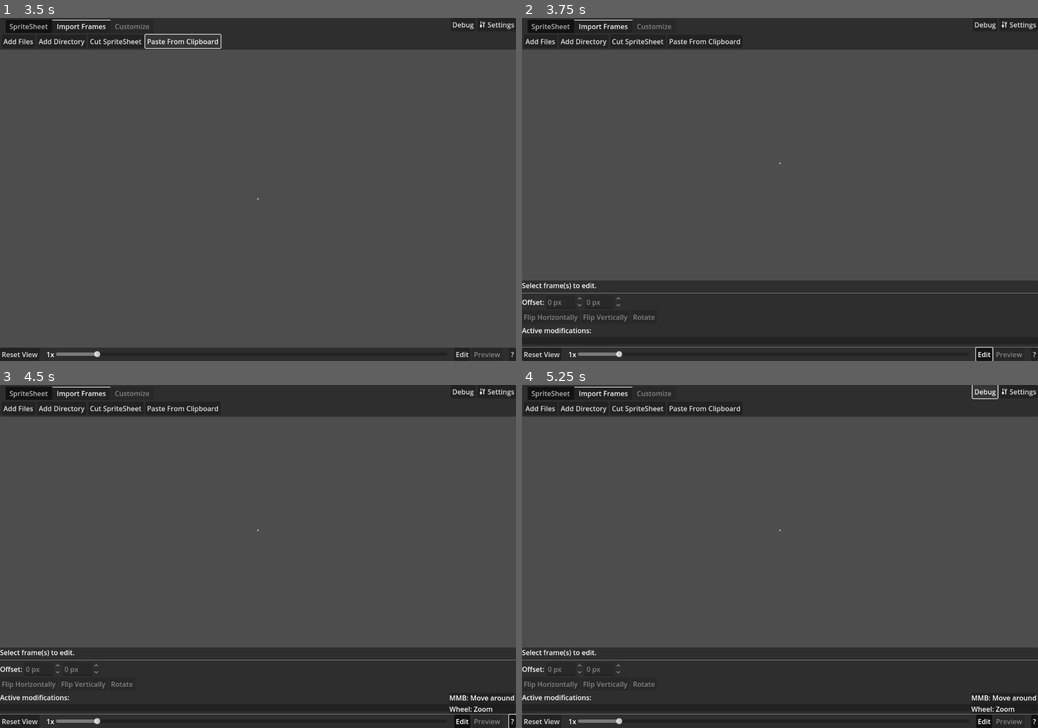
Above: before the commit, frames 1-4 (two rows, left to right).
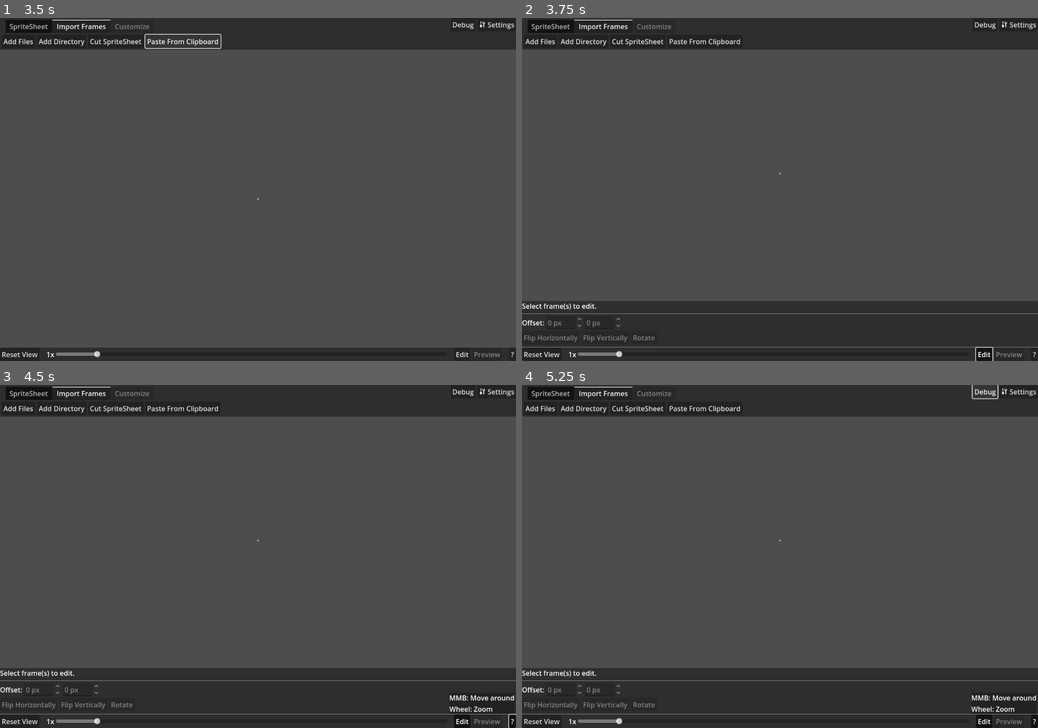
Above: after the commit, the same moments.

Repository: KoBeWi/Godot-Spritesheet-Generator
Game: Godot game, scene res://Rework/Main.tscn
The game is run twice, just before and just after one commit, with the same random seed, the same clock (stepped at 60 frames per second) and the same inputs.
Inputs:
- Up to frame 1 (3.5 s): click "Add Files" at 0.5 s; click "Add Directory" at 1.25 s; click "Cut SpriteSheet" at 2 s; click "Paste From Clipboard" at 2.75 s
- Up to frame 2 (3.75 s): click "Edit" at 3.5 s
- Up to frame 3 (4.5 s): click "?" at 4.25 s
- Up to frame 4 (5.25 s): click "Debug" at 5 s

Frame 1 is identical in both runs. In frame 2, 6.9% of the frame differs, in the area x 0-100%, y 42-95%; in frame 3, 6.9%; in frame 4, 6.9%.

Commit message:
Initial modifier list

Diff:
--- a/Rework/Edit.gd
+++ b/Rework/Edit.gd
@@ -6,7 +6,8 @@
 @onready var offset_x: SpinBox = %OffsetX
 @onready var offset_y: SpinBox = %OffsetY
 @onready var buttons: Array[Button] = [%EditFlipX, %EditFlipY, %EditTranspose]
-@onready var mod_list: Tree = %ModList
+@onready var mod_parent: VBoxContainer = %ModParent
+@onready var mod_list: Control = %ModList
 
 var selected_frames: Array[SpriteSheet.Frame]
 
@@ -30,25 +31,43 @@
 	for button in buttons:
 		button.disabled = not enabled
 
+	mod_parent.visible = selected_frames.size() == 1 and not selected_frames[0].modifiers.is_empty()
+	if not mod_parent.visible:
+		return
+
+	for node in mod_list.get_children():
+		node.free()
+
+	for moder in selected_frames[0].modifiers:
+		var instance := preload("uid://42kwe3m2hgqd").instantiate()
+		instance.set_modifier(moder)
+		mod_list.add_child(instance)
+
 func _flip_x() -> void:
 	var flipper := SpriteSheet.FlipX.new()
 	for frame in selected_frames:
-		frame.modifiers.append(flipper)
-		frame.update_image()
+		frame.add_modifier(flipper)
+
+	if selected_frames.size() == 1:
+		update_frames()
 
 func _flip_y() -> void:
 	var flipper := SpriteSheet.FlipY.new()
 	for frame in selected_frames:
-		frame.modifiers.append(flipper)
-		frame.update_image()
+		frame.add_modifier(flipper)
+
+	if selected_frames.size() == 1:
+		update_frames()
 
 func _transpose() -> void:
-	var rotater := SpriteSheet.Rotate.new()
 	for frame in selected_frames:
-		frame.modifiers.append(rotater)
-		frame.update_image()
+		var rotater := SpriteSheet.Rotate.new()
+		frame.add_modifier(rotater)
 
-	sprite_sheet_grid.update_grid()
+	# TODO: fix frame size?
+
+	if selected_frames.size() == 1:
+		update_frames()
 
 func offset_x_changed(value: float) -> void:
 	for frame in selected_frames:
--- a/Rework/Main.tscn
+++ b/Rework/Main.tscn
@@ -515,14 +515,17 @@
 layout_mode = 2
 text = "Rotate"
 
-[node name="Label2" type="Label" parent="VBoxContainer/VSplitContainer/Edit/VBoxContainer"]
+[node name="ModParent" type="VBoxContainer" parent="VBoxContainer/VSplitContainer/Edit/VBoxContainer"]
+unique_name_in_owner = true
+layout_mode = 2
+
+[node name="Label2" type="Label" parent="VBoxContainer/VSplitContainer/Edit/VBoxContainer/ModParent"]
 layout_mode = 2
 text = "Active modifications:"
 
-[node name="ModList" type="Tree" parent="VBoxContainer/VSplitContainer/Edit/VBoxContainer"]
-unique_name_in_owner = true
-layout_mode = 2
-hide_root = true
+[node name="ModList" type="HBoxContainer" parent="VBoxContainer/VSplitContainer/Edit/VBoxContainer/ModParent"]
+unique_name_in_owner = true
+layout_mode = 2
 
 [node name="HSeparator" type="HSeparator" parent="VBoxContainer/VSplitContainer/Edit/VBoxContainer"]
 layout_mode = 2
--- /dev/null
+++ b/Rework/ModInstance.gd
@@ -0,0 +1,11 @@
+extends Control
+
+@onready var name_label: Label = %NameLabel
+
+var modifier: SpriteSheet.FrameModifier
+
+func set_modifier(m: SpriteSheet.FrameModifier):
+	modifier = m
+
+func _ready() -> void:
+	name_label.text = modifier.name
--- /dev/null
+++ b/Rework/ModInstance.tscn
@@ -0,0 +1,27 @@
+[gd_scene load_steps=3 format=3 uid="uid://42kwe3m2hgqd"]
+
+[ext_resource type="Script" uid="uid://cw0itqvmedjyl" path="res://Rework/ModInstance.gd" id="1_xty0c"]
+
+[sub_resource type="StyleBoxFlat" id="StyleBoxFlat_xty0c"]
+content_margin_left = 8.0
+content_margin_top = 4.0
+content_margin_right = 8.0
+content_margin_bottom = 4.0
+bg_color = Color(0, 0.5019608, 0, 1)
+corner_radius_top_left = 8
+corner_radius_top_right = 8
+corner_radius_bottom_right = 8
+corner_radius_bottom_left = 8
+corner_detail = 5
+
+[node name="ModInstance" type="PanelContainer"]
+theme_override_styles/panel = SubResource("StyleBoxFlat_xty0c")
+script = ExtResource("1_xty0c")
+
+[node name="HBoxContainer" type="HBoxContainer" parent="."]
+layout_mode = 2
+
+[node name="NameLabel" type="Label" parent="HBoxContainer"]
+unique_name_in_owner = true
+layout_mode = 2
+text = "ModName"
--- a/Rework/Spritesheet.gd
+++ b/Rework/Spritesheet.gd
@@ -30,6 +30,15 @@
 
 		image = source_image.duplicate()
 		texture = ImageTexture.create_from_image(image)
+
+	func add_modifier(modifier: FrameModifier):
+		for modo in modifiers:
+			if modo.name == modifier.name:
+				modifiers.erase(modo)
+				break
+
+		modifiers.append(modifier)
+		update_image()
 
 	func update_image():
 		image.copy_from(source_image)
Not shown, added: Rework/ModInstance.gd.uid
